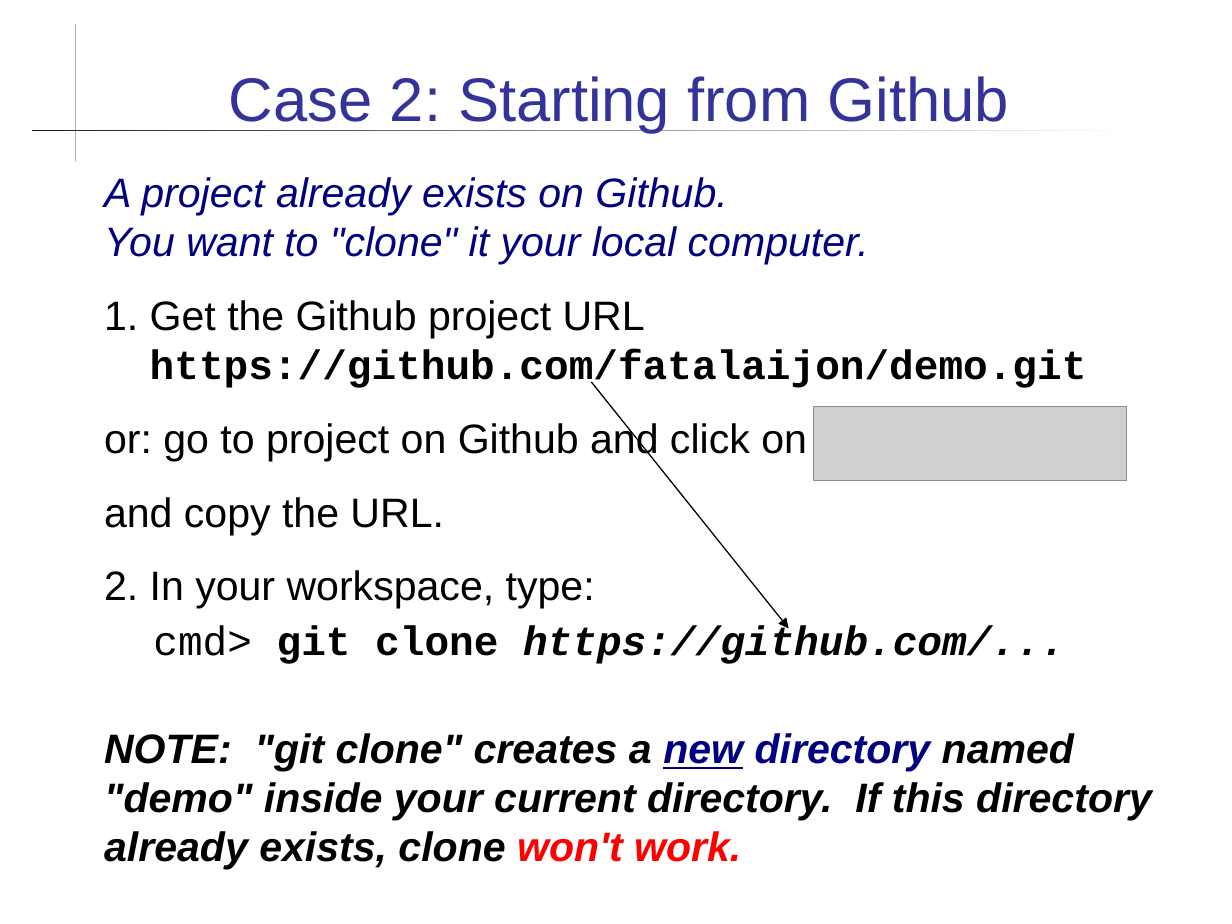
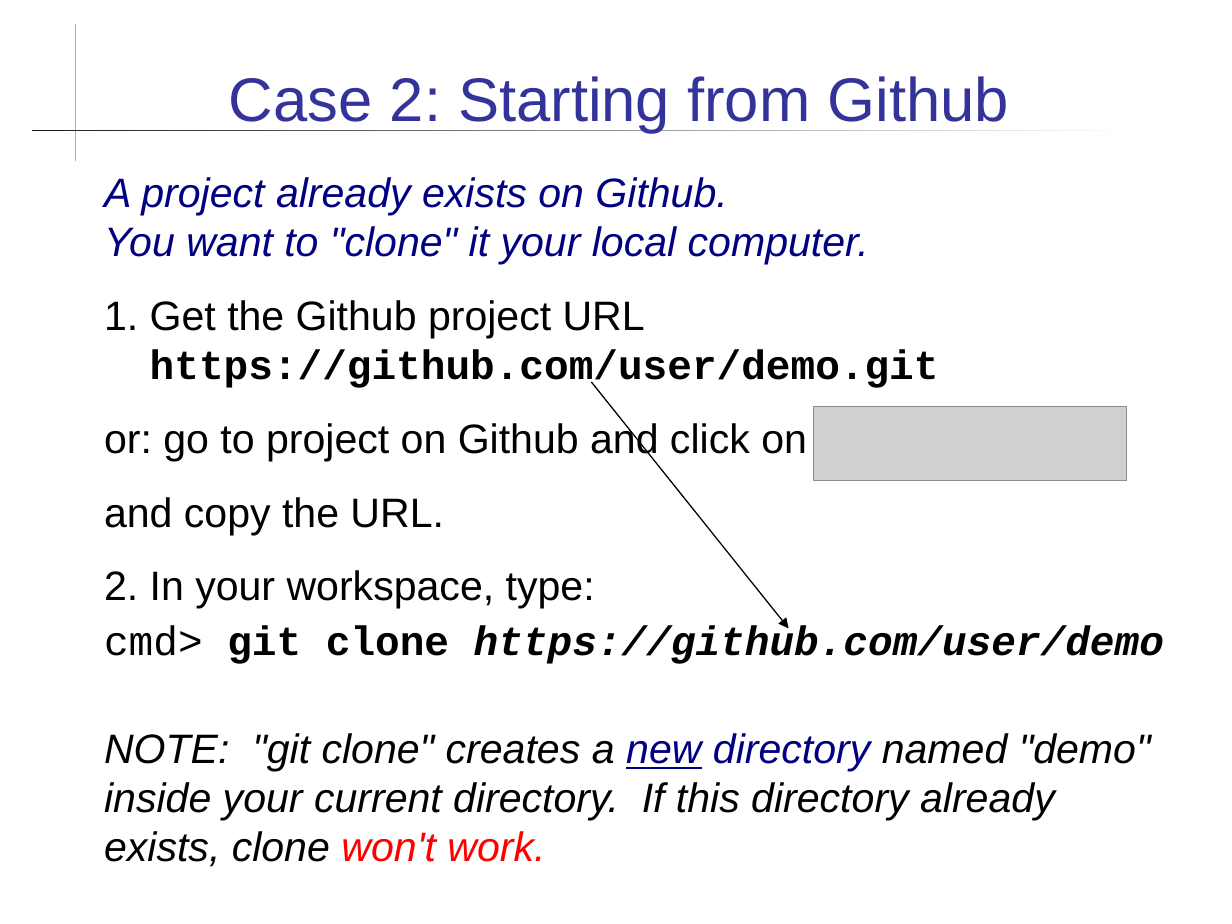
Before and after one commit to cpske/ISP, a slide deck: slide 10 of git/Using-Github.ppt (slide 9 before the commit). Drawn at 1232x924 pixels with LibreOffice and Linux fonts; fonts in the diff are those of the drawing; grey boxes stand for pictures. Boxes give left, top, right and bottom in pixels: in the first picture for what was removed or moved away, otherwise in the second. Text is boxed around its words. In the diff, an @@ line names an element or a change of style, - is before the commit and + after.

```diff
--- a/git/Using-Github.ppt
+++ b/git/Using-Github.ppt
@@ text at box(150, 350, 939, 392): text changed @@
-https://github.com/fatalaijon/demo.git
+https://github.com/user/demo.git
@@ text at box(104, 625, 1164, 664): text changed @@
-cmd> git clone https://github.com/...
+cmd> git clone https://github.com/user/demo
@@ text at box(104, 733, 1151, 867): bold off in "NOTE: "git clone" creates a new directory ..." @@
```
Also in this commit, not shown: 12 other slides changed, 2 slides added, 28 other files.
